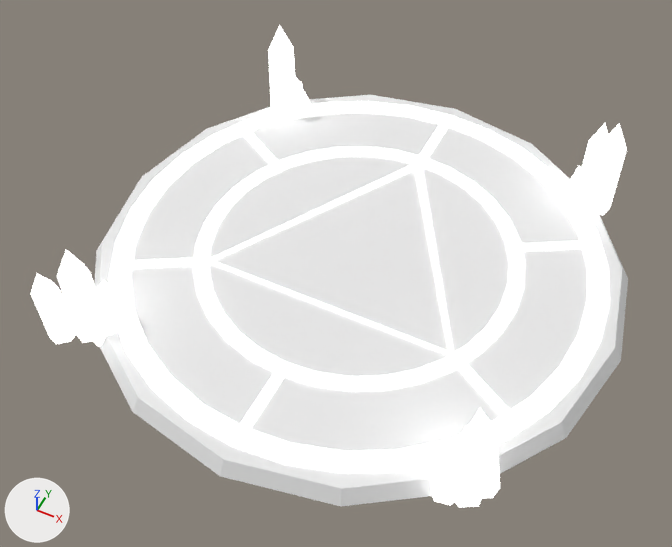
The FBX model Assets/_Game/Resources/Art/Environment/verdant_ruins/warp.fbx: old version first, new version second.
Rendered twice from a 50 mm lens placed at (1.52, -3.34, 4.02), pointed at (-0.03, -0.23, 0.13). Every picture has the same lights, and +X, +Y and +Z are marked at lower left. The picture after the commit comes second. Where no turn or scale is listed for an object, it has been applied to the vertices. Vertices at exactly the same position are counted once.

Names of what the first picture shows: 'warp'.
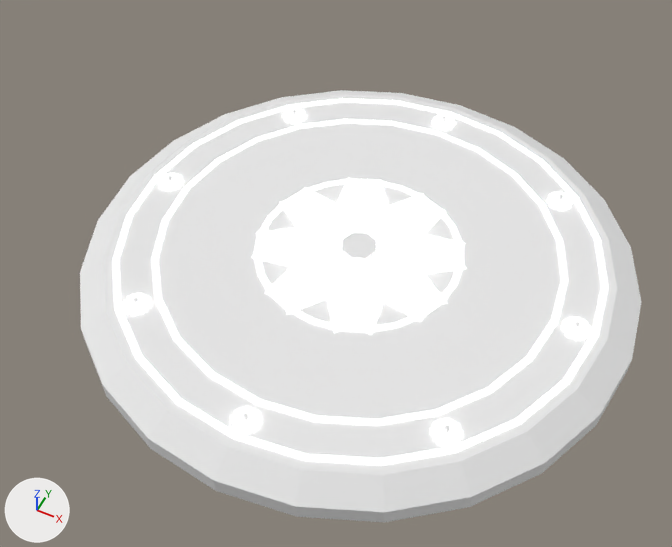
Boxes (x1, y1, x2, y2) around the edits, measured in the pictures (672 x 547 px):
'warp', reshaped (6% narrower, 11% shorter)
    before: (31, 25, 628, 508)
    after: (80, 90, 641, 522)
part 1 of me_warp, added
    after: (342, 232, 376, 261)
part 2 of me_warp, added
    after: (243, 413, 249, 421)
part 3 of me_warp, added
    after: (444, 425, 450, 433)
part 4 of me_warp, rebuilt
    before: (109, 101, 610, 473)
    after: (113, 98, 608, 465)
part 5 of me_warp, rebuilt
    before: (193, 147, 525, 391)
    after: (262, 217, 451, 325)
part 6 of me_warp, rebuilt
    before: (94, 95, 628, 506)
    after: (80, 90, 641, 522)
part 7 of me_warp, rebuilt
    before: (206, 163, 455, 358)
    after: (251, 177, 466, 335)
part 8 of me_warp, deleted
    before: (31, 25, 627, 508)
part 9 of me_warp, built on
    before: (91, 72, 601, 499)
    after: (122, 108, 592, 447)

Edits to the bpy script that builds the scene:
```text
Change me_warp:
    used by ob_warp; location = (0.0, 0.0, 0.0)
    remove me_warp.from_pydata(...)  # 350 vertices, 249 faces; spans x -1.55..1.55, y -1.55..1.55, z -0.03..0.65
    add me_warp.from_pydata(...)  # 1531 vertices, 1387 faces; spans x -1.6..1.6, y -1.6..1.6, z -0.06..0.17
    me_warp part 1: a new loose piece, an 8-sided cylinder along z spanning x -0.105..0.105, y -0.105..0.105, z 0.13..0.165, in mat_m_toon (white #e7e7e7)
    me_warp part 2: a new loose piece, an 8-sided cylinder along z spanning x -0.014..0.014, y -1.294..-1.266, z 0.13..0.165, in mat_m_toon (white #e7e7e7)
    me_warp part 3: a new loose piece, an 8-sided cylinder along z spanning x 0.891..0.919, y -0.919..-0.891, z 0.13..0.165, in mat_m_toon (white #e7e7e7)
    me_warp part 4: the loose piece of 64 vertices spanning x -1.42..1.42, y -1.42..1.42, z 0.08..0.09 is rebuilt with 48 vertices and now spans x -1.4..1.4, y -1.4..1.4, z 0.12..0.13
    me_warp part 5: the loose piece of 64 vertices spanning x -0.95..0.95, y -0.95..0.95, z 0.09 is rebuilt with 65 vertices and now spans x -0.75..0.75, y -0.75..0.75, z 0.1..0.14
    me_warp part 6: the loose piece of 32 vertices spanning x -1.55..1.55, y -1.55..1.55, z 0.0..0.08 is rebuilt with 73 vertices and now spans x -1.6..1.6, y -1.6..1.6, z -0.06..0.12
    me_warp part 7: the loose piece of 10 vertices spanning x -0.77..0.77, y -0.44..0.88, z 0.09 is rebuilt with 65 vertices and now spans x -0.75..0.75, y -0.75..0.75, z 0.1..0.14
    me_warp part 8: 14 loose pieces with 128 vertices, spanning x -1.33..1.18, y -1.3..1.3, z -0.02..0.65, are deleted
    me_warp part 9: 52 vertices removed from x -1.08..1.23, y -1.18..1.18, z -0.03..0.44; 1136 vertices added at x -1.38..1.38, y -1.38..1.38, z 0.1..0.14
    other edits to the shape of me_warp do not show in these pictures
```
